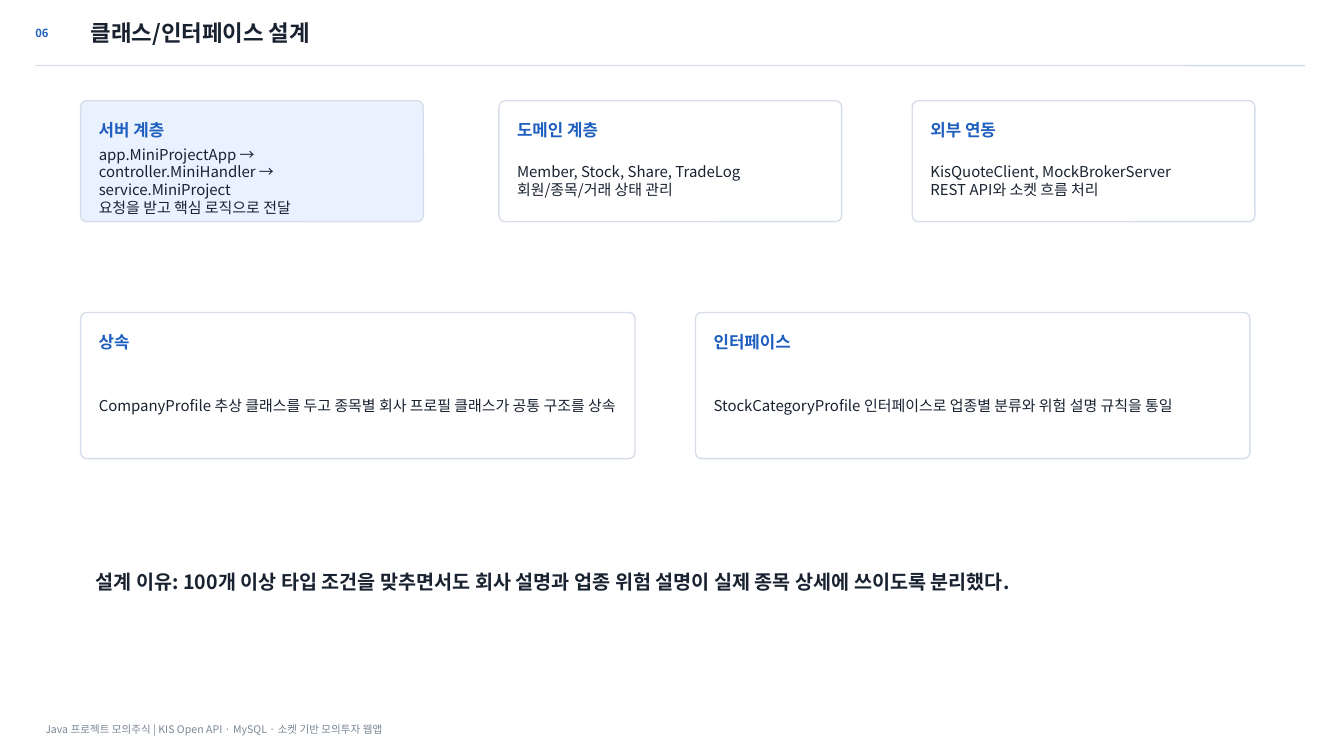
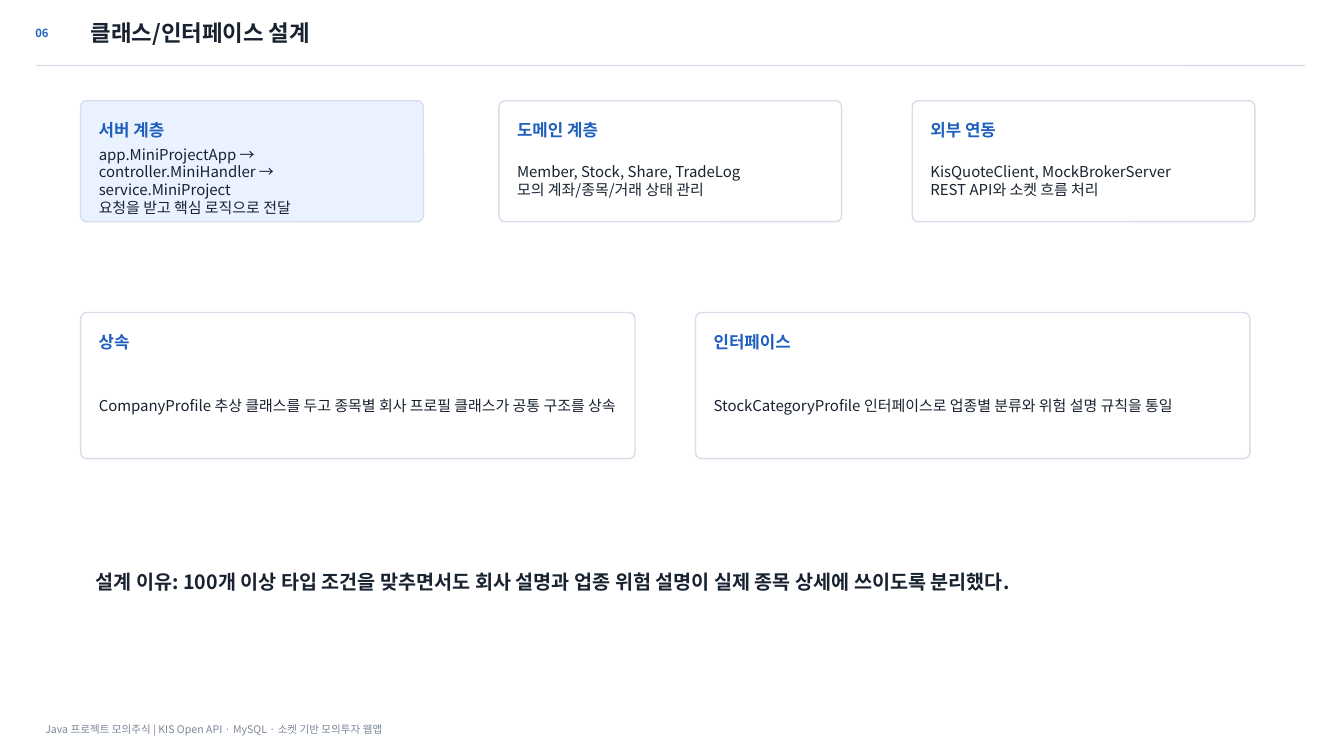
Before and after one commit to osangmin51-spec/javaproject, a slide deck: slide 6 of deliverables/Java_모의주식투자_발표자료_최종정합본.pptx. Drawn at 1344x756 pixels with LibreOffice and Linux fonts; fonts in the diff are those of the drawing. Boxes give left, top, right and bottom in pixels: in the first picture for what was removed or moved away, otherwise in the second. Text is boxed around its words. In the diff, an @@ line names an element or a change of style, - is before the commit and + after.

```diff
--- a/deliverables/Java_모의주식투자_발표자료_최종정합본.pptx
+++ b/deliverables/Java_모의주식투자_발표자료_최종정합본.pptx
@@ text at (517,182,703,198): text changed @@
-회원/종목/거래 상태 관리
+모의 계좌/종목/거래 상태 관리
```
Also in this commit, not shown: 2 other slides changed, 8 other files.
